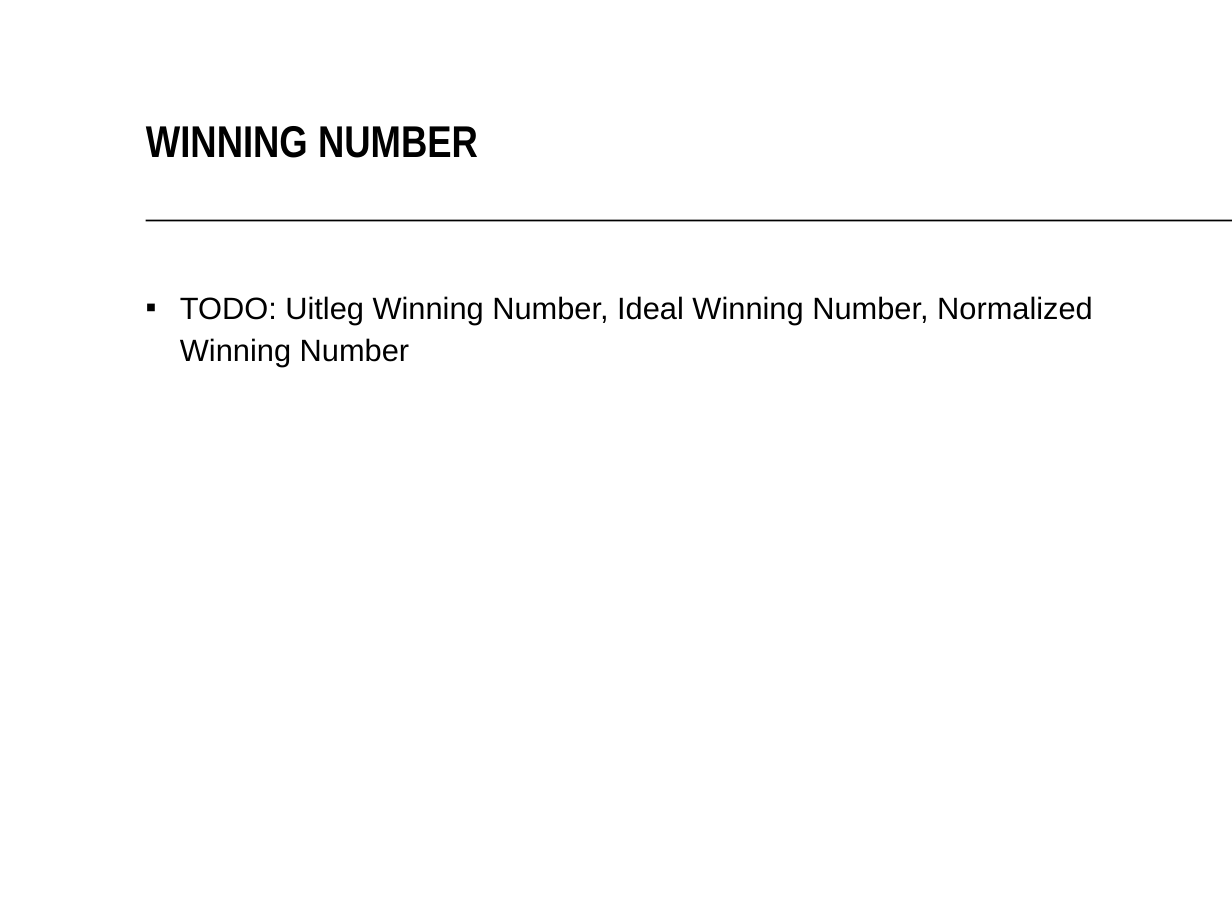
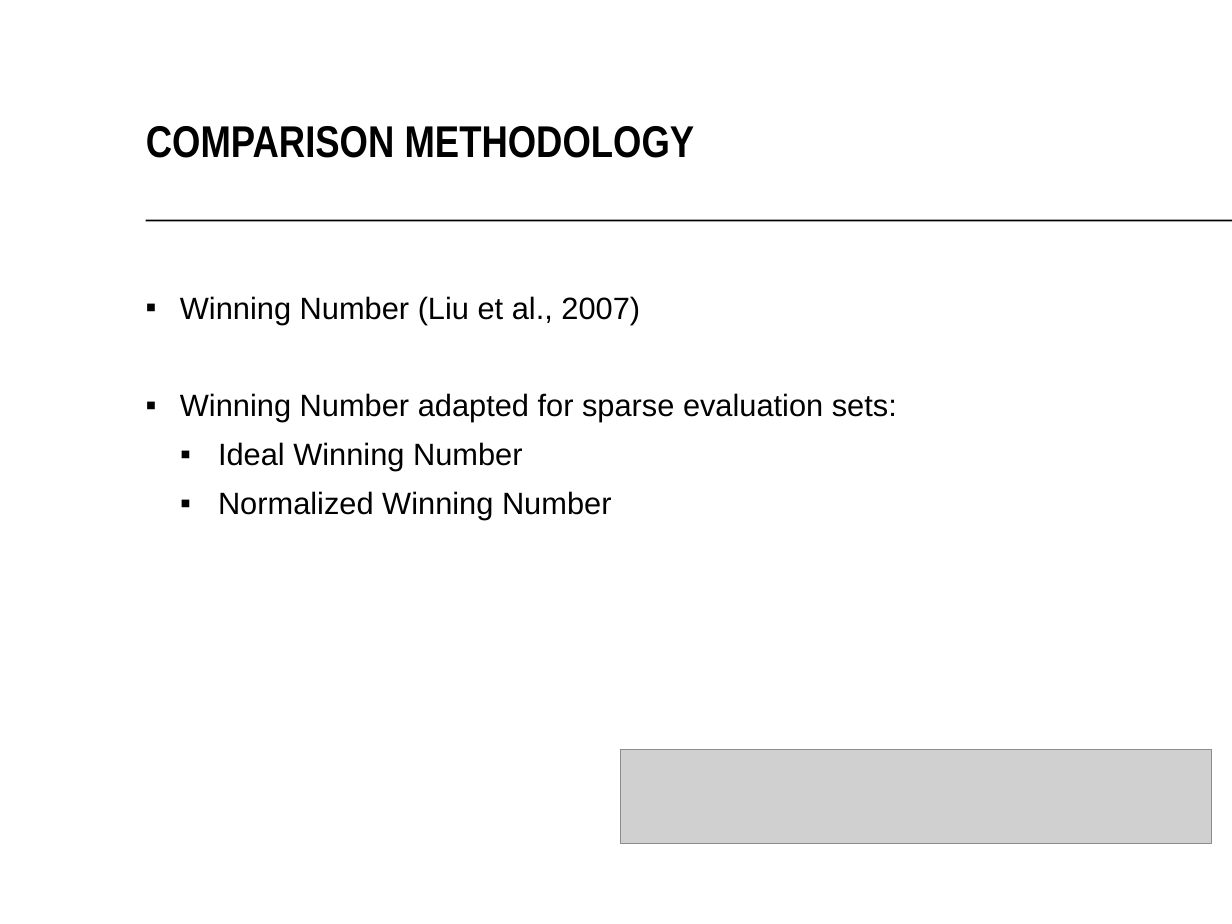
Before and after one commit to TaXxER/Afstuderen, a slide deck: slide 17 of presentation/Scaling Learning to Rank to Big data.pptx (slide 15 before the commit). Drawn at 1232x924 pixels with LibreOffice and Linux fonts; fonts in the diff are those of the drawing; grey boxes stand for pictures; background and template pictures are left out. Boxes give left, top, right and bottom in pixels: in the first picture for what was removed or moved away, otherwise in the second. Text is boxed around its words. In the diff, an @@ line names an element or a change of style, - is before the commit and + after.

```diff
--- a/presentation/Scaling Learning to Rank to Big data.pptx
+++ b/presentation/Scaling Learning to Rank to Big data.pptx
@@ text at [146,126,695,158]: text changed @@
-WINNING NUMBER
+COMPARISON METHODOLOGY
@@ text at [180,296,897,520]: text changed @@
-▪ TODO: Uitleg Winning Number, Ideal Winning Number, Normalized Winning Number
+▪ Winning Number (Liu et al., 2007)
+▪ Winning Number adapted for sparse evaluation sets:
+  ▪ Ideal Winning Number
+  ▪ Normalized Winning Number
@@ picture added at [621,749,1212,843] @@
```
Also in this commit, not shown: 1 other slide changed, 11 slides added, 2 slides removed, 28 other files.
